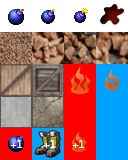
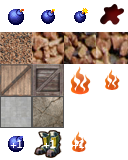
Before/after of a 128 x 160 layered artwork. What changed in the layer stack:
hid "Layer 2" over bbox(0, 32, 128, 160)
